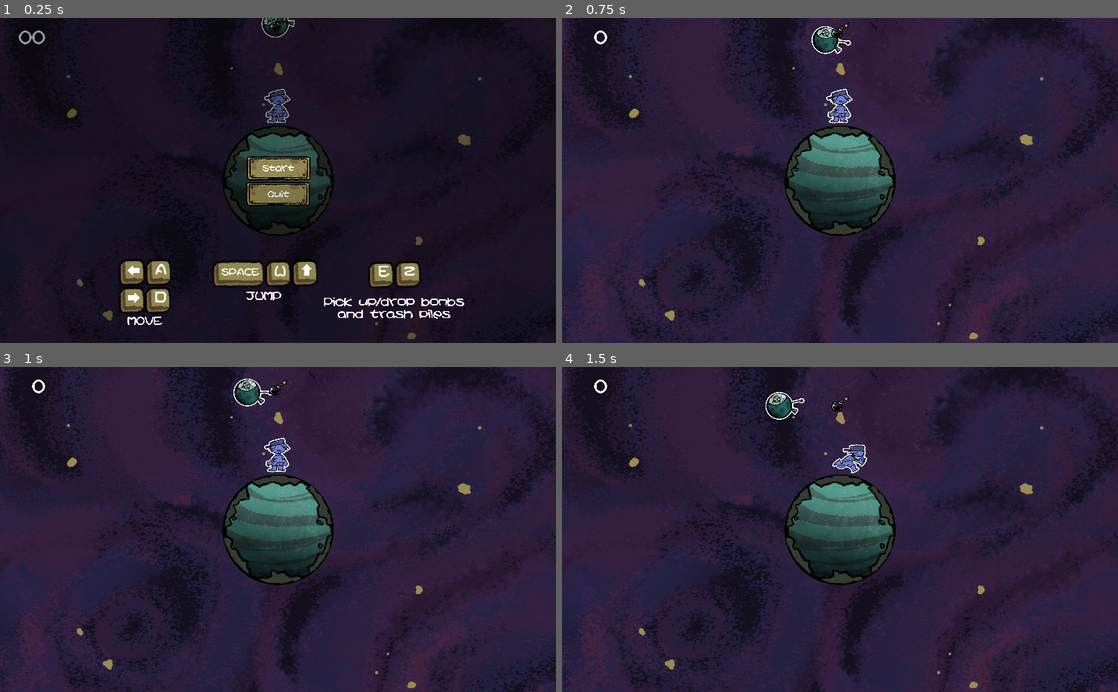
Above: before the commit, frames 1-4 (two rows, left to right).
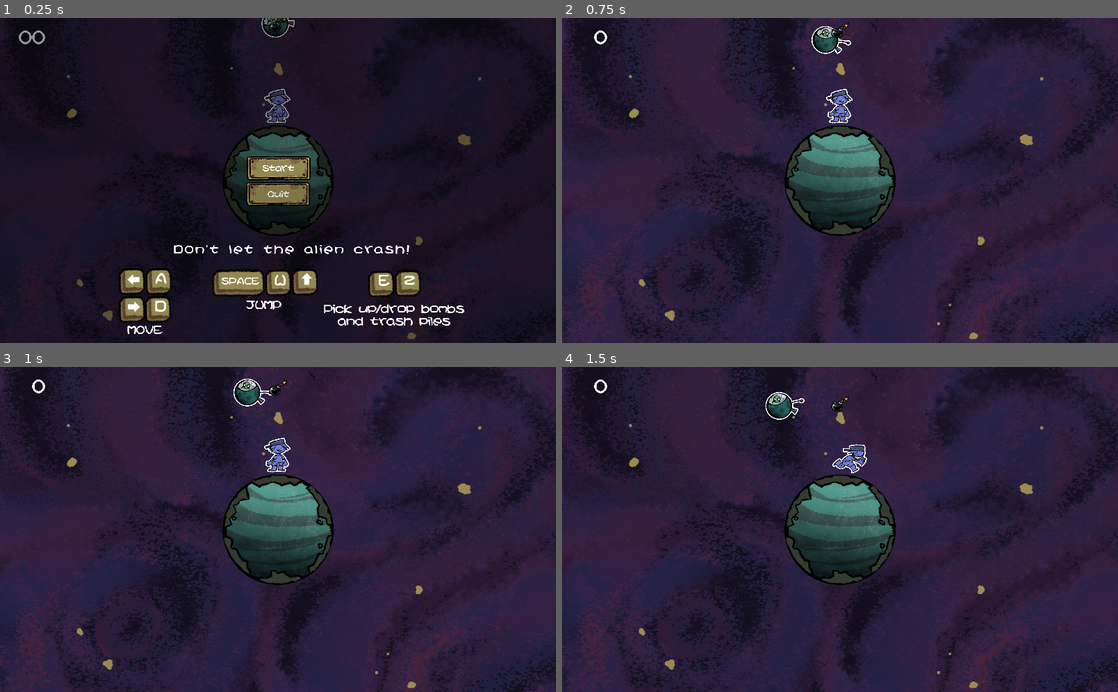
Above: after the commit, the same moments.

Repository: DanGrenade/TinyWorldJam
Game: Godot game, scene res://Scenes/GameTest.tscn
Two runs of this game, one before a commit and one after it. Both use one fixed random seed, a clock stepped at 60 frames per second and the inputs below.
Inputs:
- Up to frame 1 (0.25 s): no input
- Up to frame 2 (0.75 s): click "Start" at 0.5 s
- Up to frame 3 (1 s): no input
- Up to frame 4 (1.5 s): hold D (move_right) from 1.28 s (still down); tap E (box_grab) at 1.35 s

The runs differ from the first frame. In frame 1, 5.1% of the frame differs, in the area x 21-84%, y 69-98%; in frame 2, nothing differs; in frame 3, nothing differs; in frame 4, nothing differs.

Commit message:
Issue #49

Diff:
--- a/Scenes/GameTest.tscn
+++ b/Scenes/GameTest.tscn
@@ -73,35 +73,31 @@
 margin_bottom = 2034.0
 
 [node name="Controls" parent="Start_Menu/YSort" index="2"]
-margin_left = -960.908
-margin_top = 1013.0
-margin_right = 102.092
-margin_bottom = 1243.0
+margin_left = -961.0
+margin_top = 884.0
+margin_right = 102.0
+margin_bottom = 1167.0
 rect_scale = Vector2( 3, 3 )
 
-[node name="Graphics" parent="Start_Menu/YSort/Controls" index="0"]
+[node name="VBoxContainer" parent="Start_Menu/YSort/Controls" index="0"]
 margin_right = 1063.0
-margin_bottom = 230.0
+margin_bottom = 283.0
 
-[node name="Move" parent="Start_Menu/YSort/Controls/Graphics" index="0"]
-margin_bottom = 230.0
+[node name="Label" parent="Start_Menu/YSort/Controls/VBoxContainer" index="0"]
+margin_right = 1063.0
 
-[node name="Jump" parent="Start_Menu/YSort/Controls/Graphics" index="1"]
+[node name="Graphics" parent="Start_Menu/YSort/Controls/VBoxContainer" index="1"]
+margin_top = 70.0
+margin_right = 1063.0
+margin_bottom = 283.0
+
+[node name="Jump" parent="Start_Menu/YSort/Controls/VBoxContainer/Graphics" index="1"]
 margin_left = 267.0
 margin_right = 624.0
-margin_bottom = 230.0
 
-[node name="Interact" parent="Start_Menu/YSort/Controls/Graphics" index="2"]
+[node name="Interact" parent="Start_Menu/YSort/Controls/VBoxContainer/Graphics" index="2"]
 margin_left = 628.0
 margin_right = 1063.0
-margin_bottom = 230.0
-
-[node name="InteractImg" parent="Start_Menu/YSort/Controls/Graphics/Interact" index="0"]
-margin_bottom = 113.0
-
-[node name="InteractLabel" parent="Start_Menu/YSort/Controls/Graphics/Interact" index="1"]
-margin_top = 117.0
-margin_bottom = 230.0
 
 [node name="GameOver" parent="." instance=ExtResource( 10 )]
 visible = false
@@ -124,10 +120,10 @@
 __meta__ = {
 "_edit_use_anchors_": false
 }
-[connection signal="switch_game_state_signal" from="." to="Alien_Ship" method="_on_GameManager_switch_game_state_signal"]
-[connection signal="switch_game_state_signal" from="." to="Camera2D" method="_on_GameManager_switch_game_state_signal"]
 [connection signal="switch_game_state_signal" from="." to="GarbageSpawner" method="_on_GameManager_switch_game_state_signal"]
 [connection signal="switch_game_state_signal" from="." to="PlayerCharacter" method="_on_GameManager_switch_game_state_signal"]
+[connection signal="switch_game_state_signal" from="." to="Camera2D" method="_on_GameManager_switch_game_state_signal"]
+[connection signal="switch_game_state_signal" from="." to="Alien_Ship" method="_on_GameManager_switch_game_state_signal"]
 [connection signal="ship_hit" from="Alien_Ship" to="." method="_on_Alien_Ship_ship_hit"]
 [connection signal="timeout" from="GarbageSpawner/Timer" to="GarbageSpawner" method="_on_Timer_timeout"]
 [connection signal="player_hit" from="PlayerCharacter" to="Audio" method="_on_PlayerCharacter_player_hit"]
--- a/Scenes/Start_Menu.tscn
+++ b/Scenes/Start_Menu.tscn
@@ -16,6 +16,11 @@
 font_data = SubResource( 1 )
 
 [sub_resource type="DynamicFont" id=3]
+size = 40
+extra_spacing_char = 6
+font_data = ExtResource( 7 )
+
+[sub_resource type="DynamicFont" id=4]
 size = 40
 font_data = ExtResource( 7 )
 
@@ -162,87 +167,100 @@
 
 [node name="Controls" type="MarginContainer" parent="YSort"]
 margin_right = 2927.0
-margin_bottom = 1467.0
+margin_bottom = 565.0
 rect_scale = Vector2( 4, 4 )
 __meta__ = {
 "_edit_use_anchors_": false
 }
 
-[node name="Graphics" type="HBoxContainer" parent="YSort/Controls"]
-margin_right = 2927.0
-margin_bottom = 1467.0
+[node name="VBoxContainer" type="VBoxContainer" parent="YSort/Controls"]
+margin_right = 2927.0
+margin_bottom = 565.0
+
+[node name="Label" type="Label" parent="YSort/Controls/VBoxContainer"]
+margin_right = 2927.0
+margin_bottom = 36.0
+custom_fonts/font = SubResource( 3 )
+text = "Don't let the alien crash!"
+align = 1
+autowrap = true
+
+[node name="Graphics" type="HBoxContainer" parent="YSort/Controls/VBoxContainer"]
+margin_top = 352.0
+margin_right = 2927.0
+margin_bottom = 565.0
 size_flags_horizontal = 3
-size_flags_vertical = 3
-
-[node name="Move" type="VBoxContainer" parent="YSort/Controls/Graphics"]
+size_flags_vertical = 10
+
+[node name="Move" type="VBoxContainer" parent="YSort/Controls/VBoxContainer/Graphics"]
 margin_right = 167.0
-margin_bottom = 1467.0
+margin_bottom = 213.0
 size_flags_horizontal = 2
 __meta__ = {
 "_edit_use_anchors_": false
 }
 
-[node name="MoveImg" type="TextureRect" parent="YSort/Controls/Graphics/Move"]
+[node name="MoveImg" type="TextureRect" parent="YSort/Controls/VBoxContainer/Graphics/Move"]
 margin_right = 167.0
 margin_bottom = 173.0
 size_flags_horizontal = 6
 texture = ExtResource( 4 )
 
-[node name="MoveLabel" type="Label" parent="YSort/Controls/Graphics/Move"]
+[node name="MoveLabel" type="Label" parent="YSort/Controls/VBoxContainer/Graphics/Move"]
 margin_left = 29.0
 margin_top = 177.0
 margin_right = 137.0
 margin_bottom = 213.0
 size_flags_horizontal = 6
-custom_fonts/font = SubResource( 3 )
+custom_fonts/font = SubResource( 4 )
 custom_colors/font_color = Color( 1, 1, 1, 1 )
 text = "MOVE"
 align = 1
 
-[node name="Jump" type="VBoxContainer" parent="YSort/Controls/Graphics"]
+[node name="Jump" type="VBoxContainer" parent="YSort/Controls/VBoxContainer/Graphics"]
 margin_left = 977.0
 margin_right = 1334.0
-margin_bottom = 1467.0
+margin_bottom = 213.0
 size_flags_horizontal = 2
 
-[node name="JumpImg" type="TextureRect" parent="YSort/Controls/Graphics/Jump"]
+[node name="JumpImg" type="TextureRect" parent="YSort/Controls/VBoxContainer/Graphics/Jump"]
 margin_right = 357.0
 margin_bottom = 96.0
 size_flags_horizontal = 6
 texture = ExtResource( 5 )
 
-[node name="JumpLabel" type="Label" parent="YSort/Controls/Graphics/Jump"]
+[node name="JumpLabel" type="Label" parent="YSort/Controls/VBoxContainer/Graphics/Jump"]
 margin_left = 124.0
 margin_top = 100.0
 margin_right = 232.0
 margin_bottom = 136.0
 size_flags_horizontal = 6
-custom_fonts/font = SubResource( 3 )
+custom_fonts/font = SubResource( 4 )
 custom_colors/font_color = Color( 1, 1, 1, 1 )
 text = "JUMP"
 align = 1
 
-[node name="Interact" type="VBoxContainer" parent="YSort/Controls/Graphics"]
+[node name="Interact" type="VBoxContainer" parent="YSort/Controls/VBoxContainer/Graphics"]
 margin_left = 2492.0
 margin_right = 2927.0
-margin_bottom = 1467.0
+margin_bottom = 213.0
 size_flags_horizontal = 10
 
-[node name="InteractImg" type="TextureRect" parent="YSort/Controls/Graphics/Interact"]
+[node name="InteractImg" type="TextureRect" parent="YSort/Controls/VBoxContainer/Graphics/Interact"]
 margin_left = 126.0
 margin_right = 309.0
-margin_bottom = 731.0
+margin_bottom = 107.0
 size_flags_horizontal = 6
 size_flags_vertical = 3
 texture = ExtResource( 6 )
 
-[node name="InteractLabel" type="Label" parent="YSort/Controls/Graphics/Interact"]
-margin_top = 735.0
+[node name="InteractLabel" type="Label" parent="YSort/Controls/VBoxContainer/Graphics/Interact"]
+margin_top = 111.0
 margin_right = 435.0
-margin_bottom = 1467.0
+margin_bottom = 213.0
 size_flags_horizontal = 10
 size_flags_vertical = 3
-custom_fonts/font = SubResource( 3 )
+custom_fonts/font = SubResource( 4 )
 custom_colors/font_color = Color( 1, 1, 1, 1 )
 text = "Pick up/drop bombs
 and trash piles"
Not shown: 1 places in Scenes/Start_Menu.tscn that only renumber resources
